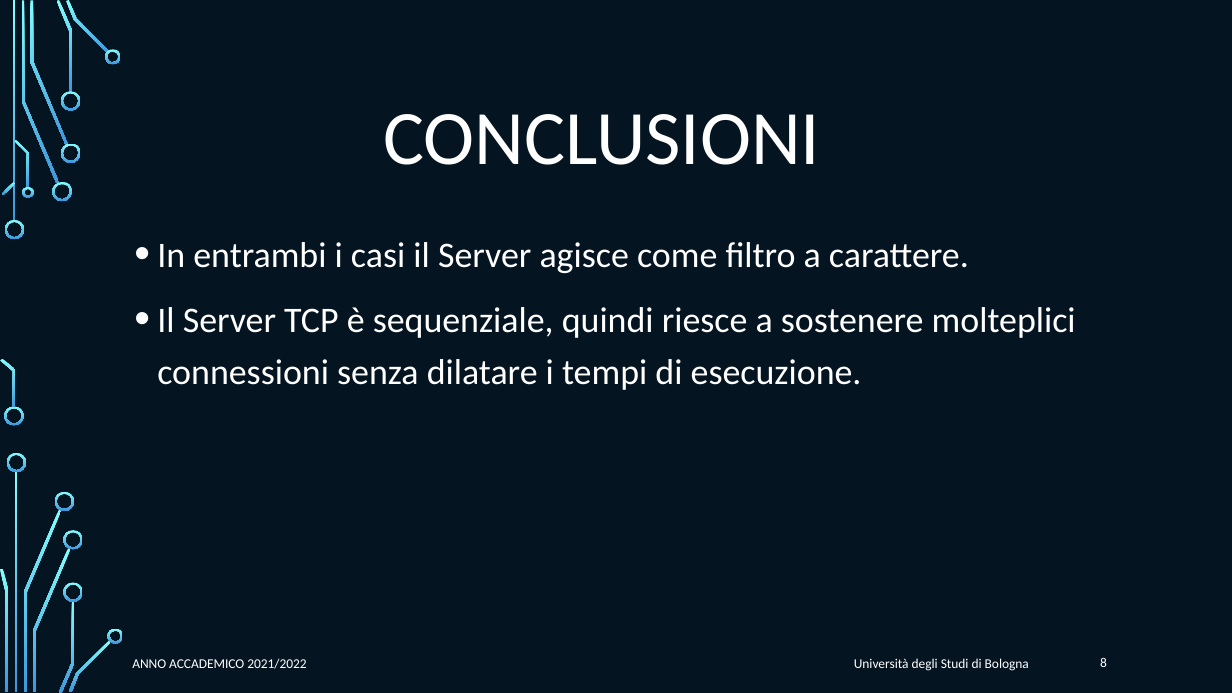
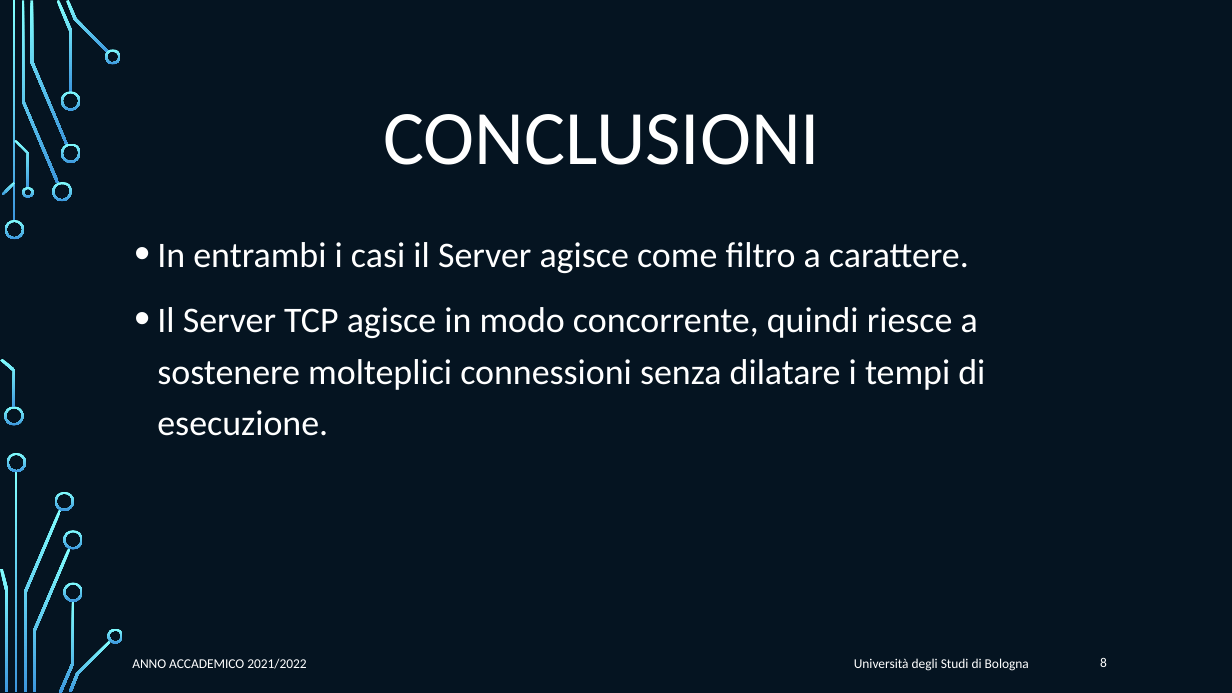
Before and after one commit to FlippaFloppa/Reti-di-Calcolatori-gruppo-Lore, a slide deck: slide 8 of Esercitazione_3/esercitazione3.pptx. Drawn at 1232x693 pixels with LibreOffice and Linux fonts; fonts in the diff are those of the drawing; background and template pictures are left out. Boxes give left, top, right and bottom in pixels: in the first picture for what was removed or moved away, otherwise in the second. Text is boxed around its words. In the diff, an @@ line names an element or a change of style, - is before the commit and + after.

```diff
--- a/Esercitazione_3/esercitazione3.pptx
+++ b/Esercitazione_3/esercitazione3.pptx
@@ text at [157, 307, 985, 436]: text changed @@
-• Il Server TCP è sequenziale, quindi riesce a sostenere molteplici connessioni senza dilatare i tempi di esecuzione.
+• Il Server TCP agisce in modo concorrente, quindi riesce a sostenere molteplici connessioni senza dilatare i tempi di esecuzione.
```
Also in this commit, not shown: 1 other file.
